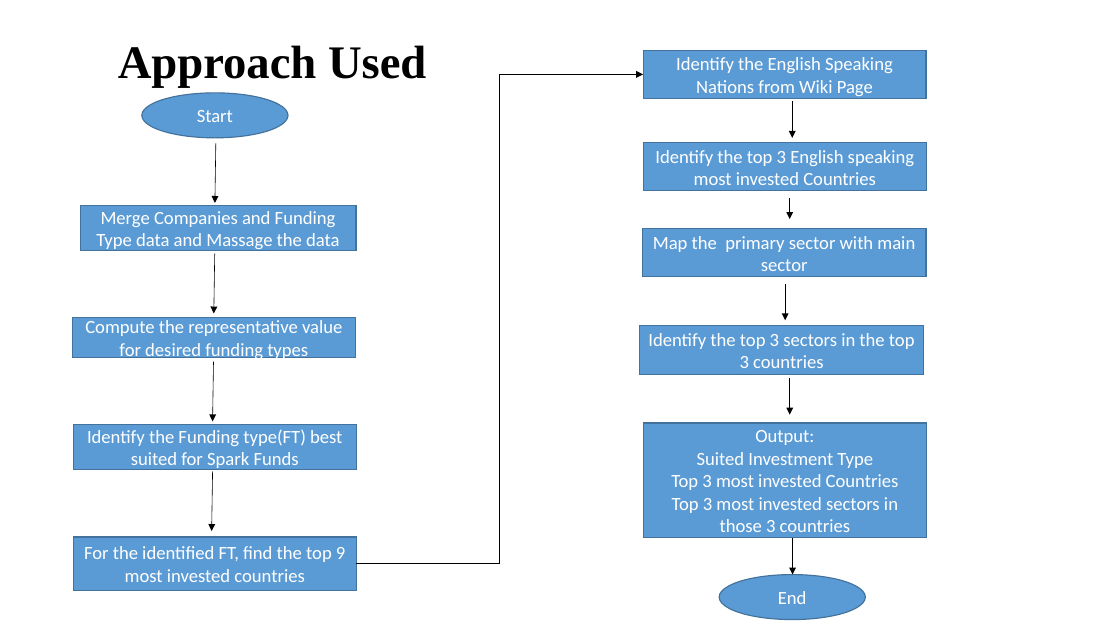
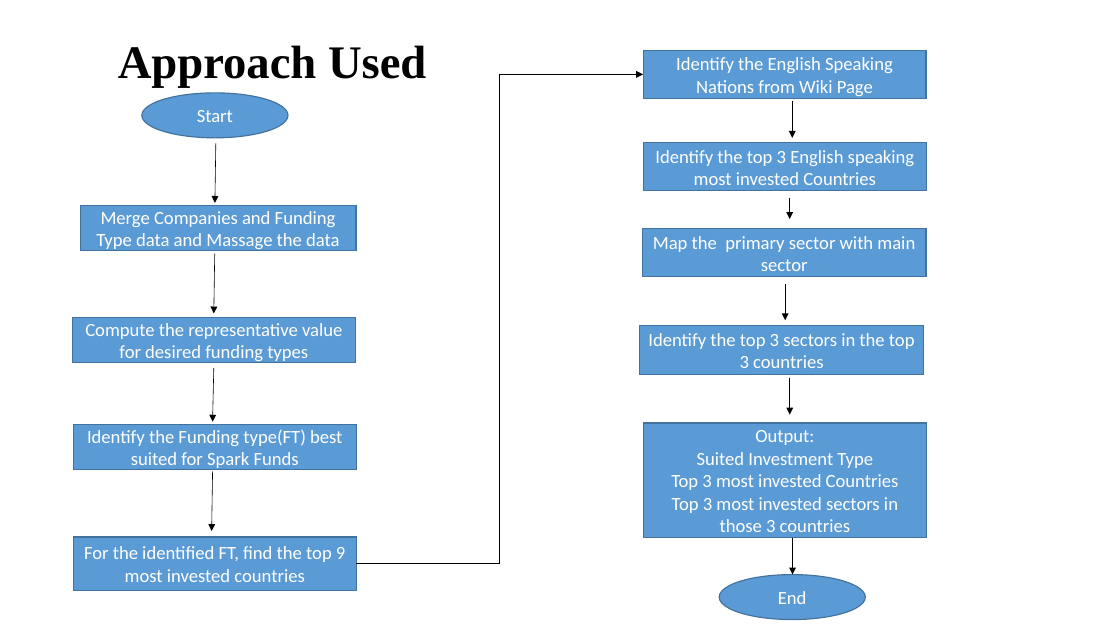
Before and after one commit to sivaswami1885/InvestmentAnalysis, a slide deck: slide 3 of INVEST.pptx. Drawn at 1120x630 pixels with LibreOffice and Linux fonts; fonts in the diff are those of the drawing; background and template pictures are left out. Boxes give left, top, right and bottom in pixels: in the first picture for what was removed or moved away, otherwise in the second. Text is boxed around its words. In the diff, an @@ line names an element or a change of style, - is before the commit and + after.

```diff
--- a/INVEST.pptx
+++ b/INVEST.pptx
@@ rectangle "Compute the representative value for ...": place and size @@
-rectangle "Compute the representative value for ..." at [72, 318, 355, 357]
+rectangle "Compute the representative value for ..." at [72, 318, 355, 363]
@@ arrow moved from (213, 362) - (213, 422) to (214, 368) - (213, 422) @@
```
Also in this commit, not shown: 3 other slides changed, 2 other files.
